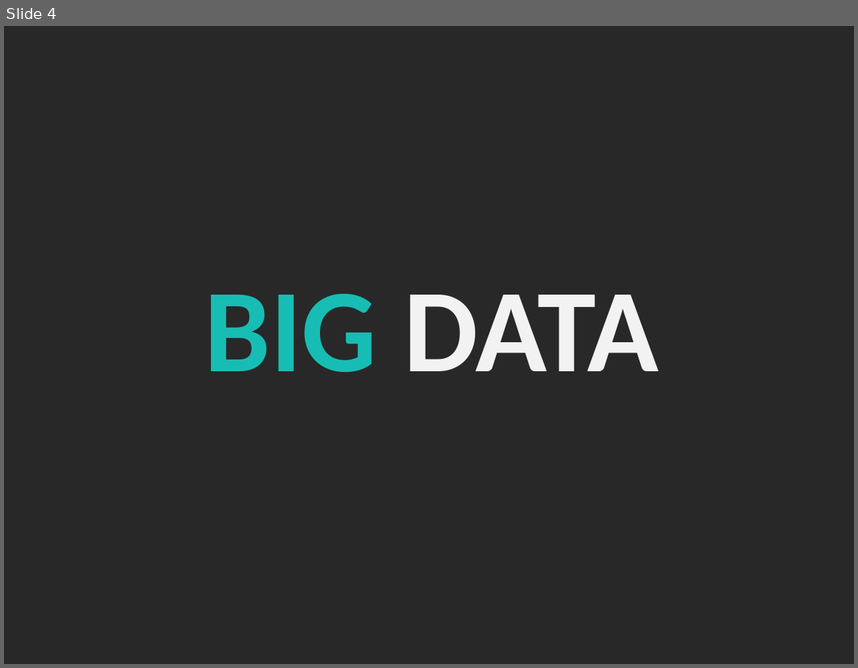
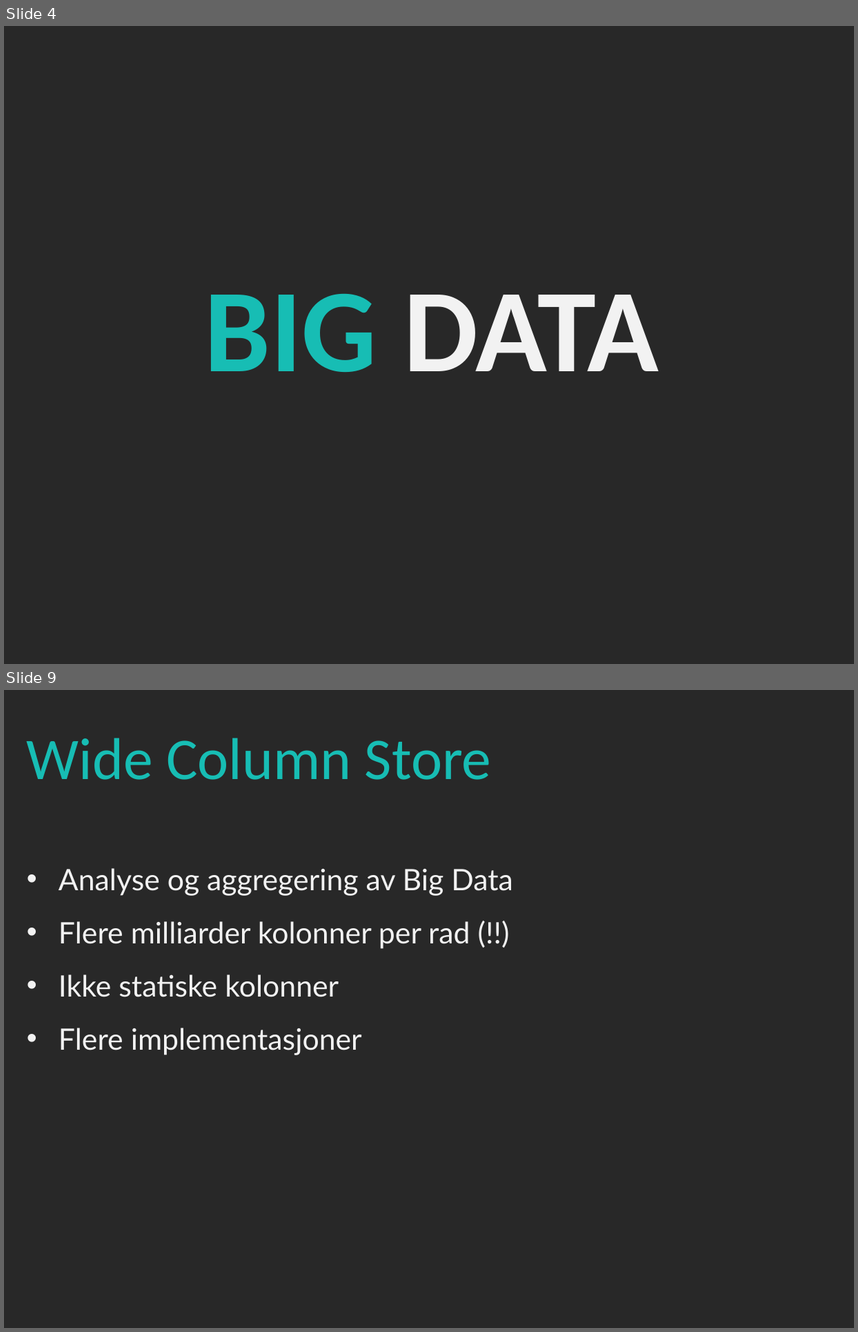
Before and after one commit to bekkopen/databasekurs, a slide deck: wide-column-stores.pptx. Shown one above the other, each under a label of ours: slide 4 before the commit, slides 4 and 9 after it; the slides between them are not shown. The pictures are 858x668 and 858x1332 pixels, drawn with LibreOffice and Linux fonts; fonts in the diff are those of the drawing. Boxes give left, top, right and bottom in pixels: in the first picture for what was removed or moved away, otherwise in the second. Text is boxed around its words. In the diff, an @@ line names an element or a change of style, - is before the commit and + after.

Commit message:
First draft of intro to column stores and the very beginning of wide column stores

```diff
--- a/wide-column-stores.pptx
+++ b/wide-column-stores.pptx
@@ slide 9 added at [4, 690, 854, 1328], background #282828 @@
@@ text added at [27, 738, 491, 780], 100 pt, text #17BDB4 @@
+Wide Column Store
@@ text added at [59, 868, 513, 1055], 50 pt, text #F2F2F2 @@
+• Analyse og aggregering av Big Data
+• Flere milliarder kolonner per rad (!!)
+• Ikke statiske kolonner
+• Flere implementasjoner
```
Also in this commit, not shown: 1 slide changed, 7 other slides added.
